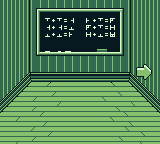
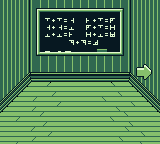
Revision of a layered 160×144 image; what changed, layer by layer:
painted on "BlackBoard" over [69, 40, 98, 45]
